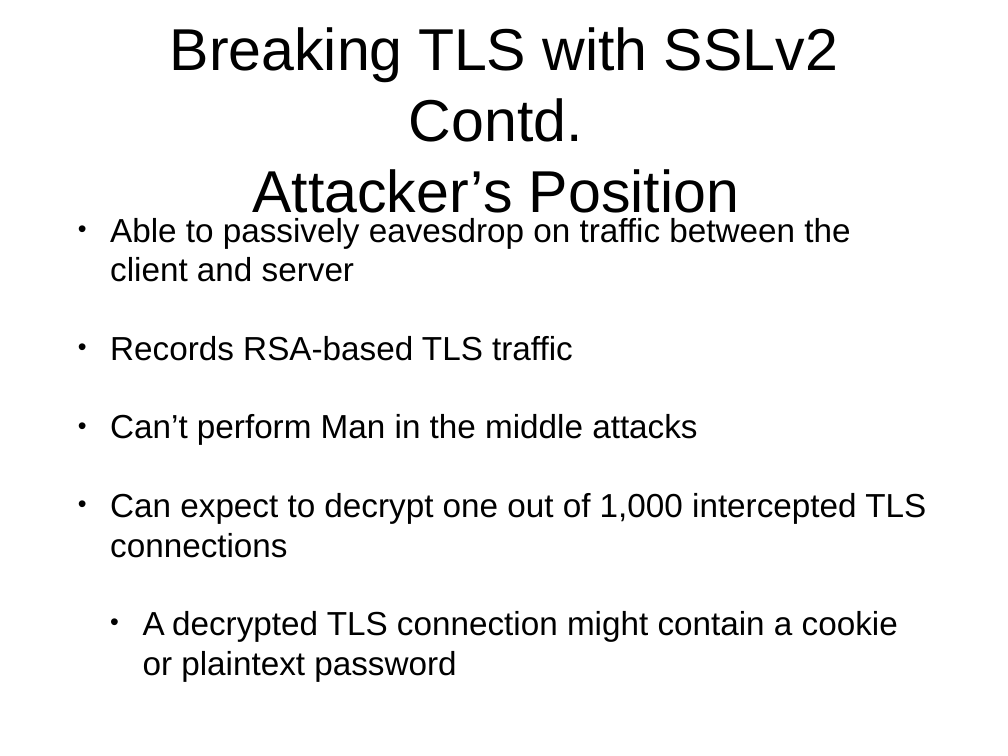
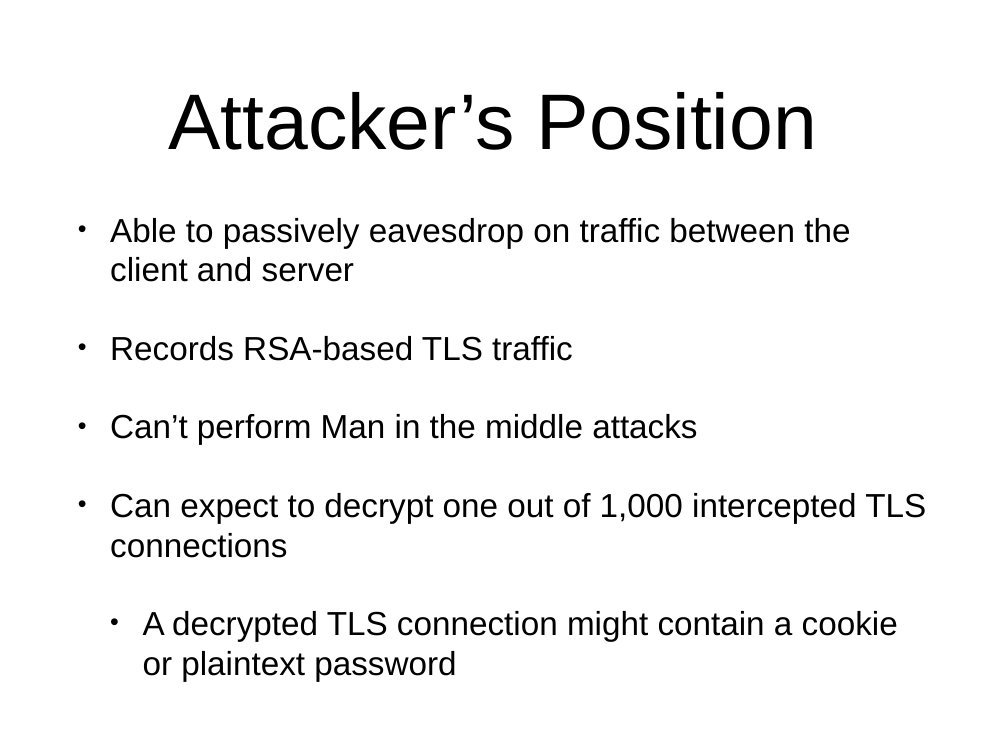
Before and after one commit to sftcd/cs7053, a slide deck: slide 8 of materials/Drown_Attack.pptx. Drawn at 1008x756 pixels with LibreOffice and Linux fonts; fonts in the diff are those of the drawing. Boxes give left, top, right and bottom in pixels: in the first picture for what was removed or moved away, otherwise in the second. Text is boxed around its words. In the diff, an @@ line names an element or a change of style, - is before the commit and + after.

Commit message:
Added a PDF version of the slides
Fixed formatting issues on the slides

```diff
--- a/materials/Drown_Attack.pptx
+++ b/materials/Drown_Attack.pptx
@@ title at (170,27,838,142): paragraph removed @@
-Breaking TLS with SSLv2 Contd.
@@ title "Attacker’s Position" at (168,92,817,150): size 60 to 80 pt @@
```
Also in this commit, not shown: 14 other slides changed, 1 other file.
